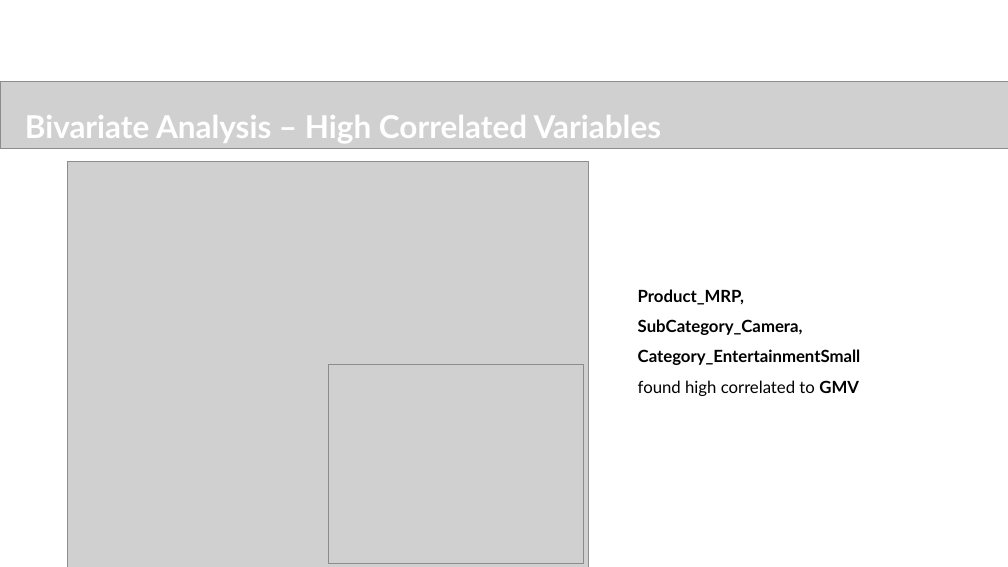
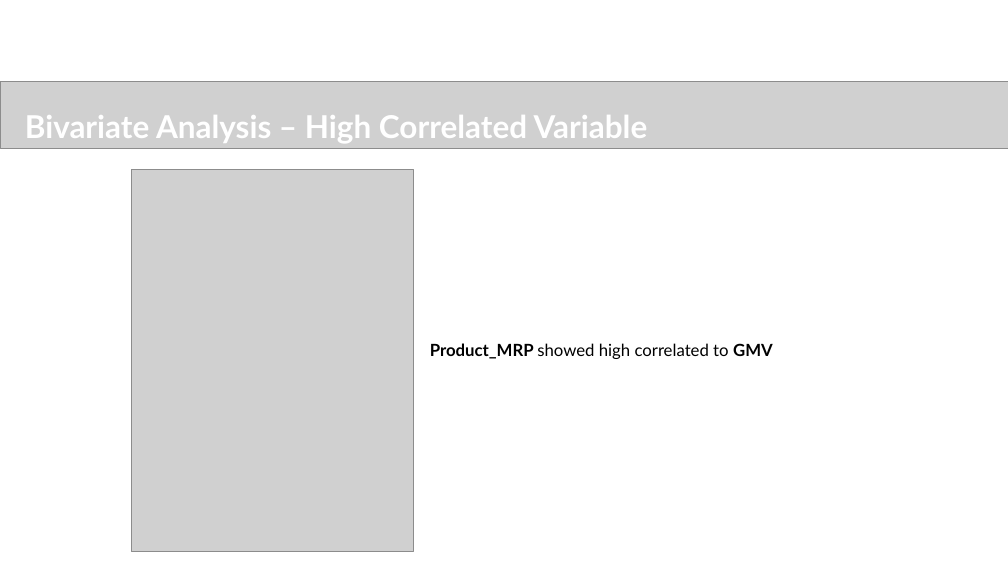
Before and after one commit to sureshballa/data-science-projects, a slide deck: slide 13 of Capstone Project/Ecommerce_Capstone_Project.pptx (slide 15 before the commit). Drawn at 1008x567 pixels with LibreOffice and Linux fonts; fonts in the diff are those of the drawing; grey boxes stand for pictures; background and template pictures are left out. Boxes give left, top, right and bottom in pixels: in the first picture for what was removed or moved away, otherwise in the second. Text is boxed around its words. In the diff, an @@ line names an element or a change of style, - is before the commit and + after.

```diff
--- a/Capstone Project/Ecommerce_Capstone_Project.pptx
+++ b/Capstone Project/Ecommerce_Capstone_Project.pptx
@@ text at (25, 115, 648, 143): text changed @@
-Bivariate Analysis – High Correlated Variables
+Bivariate Analysis – High Correlated Variable
@@ picture: place and size @@
-picture at (67, 162, 589, 567)
+picture at (132, 169, 413, 552)
@@ text at (430, 343, 773, 359): text changed; bold off @@
-Product_MRP,
-SubCategory_Camera, Category_EntertainmentSmall
-found high correlated to GMV
+Product_MRP showed high correlated to GMV
@@ picture removed at (328, 364, 583, 563) @@
```
Also in this commit, not shown: 9 other slides changed, 6 slides added, 2 slides removed.
